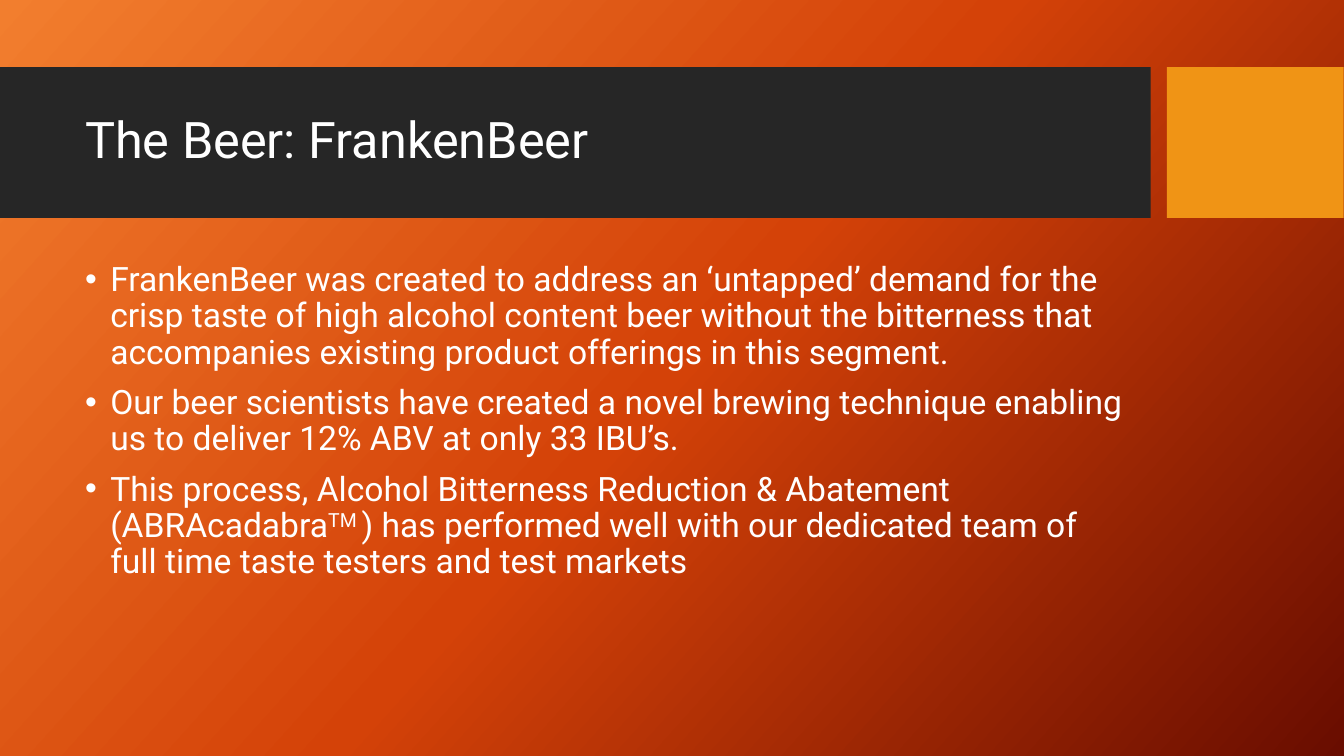
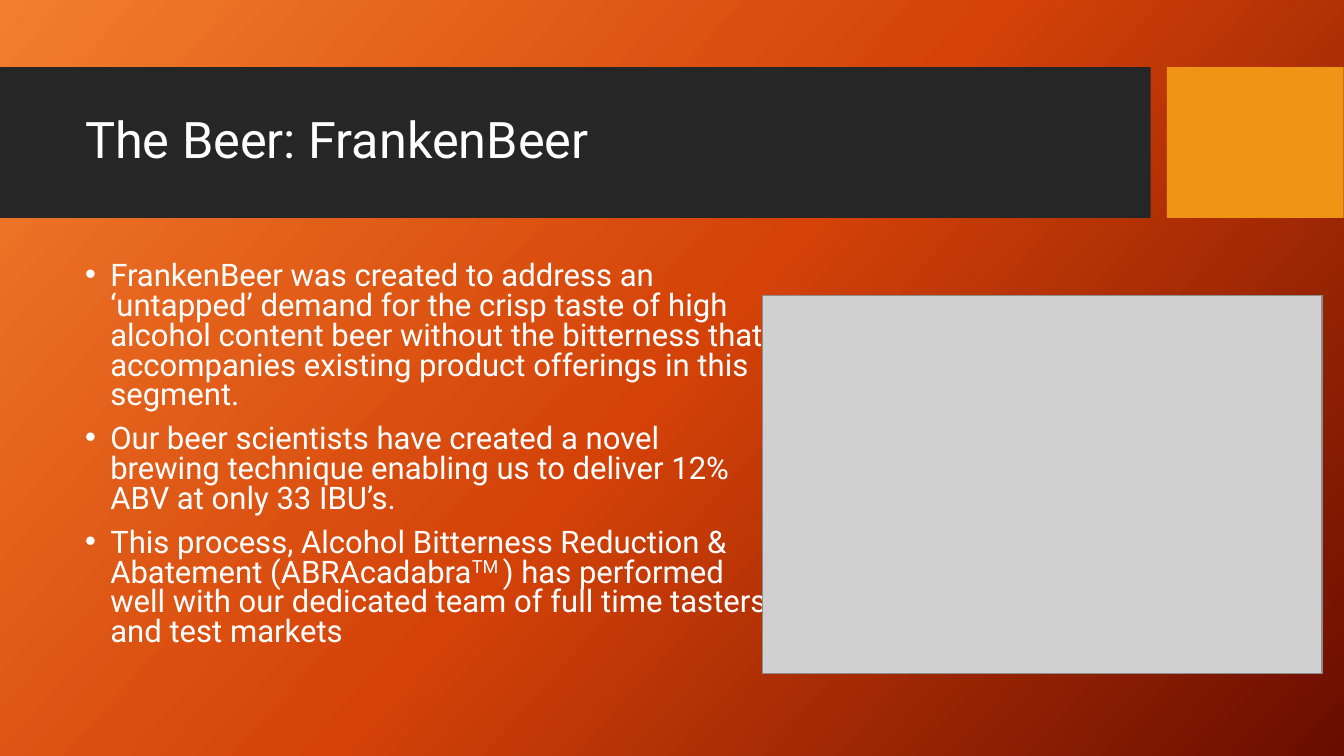
Before and after one commit to nickcellini/DDS-Case-Study-ACQN, a slide deck: slide 4 of Case Study - Project 1 - Final.pptx (slide 6 before the commit). Drawn at 1344x756 pixels with LibreOffice and Linux fonts; fonts in the diff are those of the drawing; grey boxes stand for pictures; background and template pictures are left out. Boxes give left, top, right and bottom in pixels: in the first picture for what was removed or moved away, otherwise in the second. Text is boxed around its words. In the diff, an @@ line names an element or a change of style, - is before the commit and + after.

Commit message:
Added graphic for outperformance on ABV/IBU

```diff
--- a/Case Study - Project 1 - Final.pptx
+++ b/Case Study - Project 1 - Final.pptx
@@ text at <box>110,262,762,516</box>: size 24 to 22.2 pt in "FrankenBeer was created to address an ‘untapped’ ...", "Our beer scientists have created a novel ..."; line spacing 0.9 to 0.8 @@
@@ picture added at <box>763,295,1323,674</box> @@
@@ text at <box>110,529,766,643</box>: text changed; size 24 to 22.2 pt @@
-• This process, Alcohol Bitterness Reduction & Abatement (ABRAcadabraTM ) has performed well with our dedicated team of full time taste testers and test markets
+• This process, Alcohol Bitterness Reduction & Abatement (ABRAcadabraTM ) has performed well with our dedicated team of full time tasters and test markets
```
